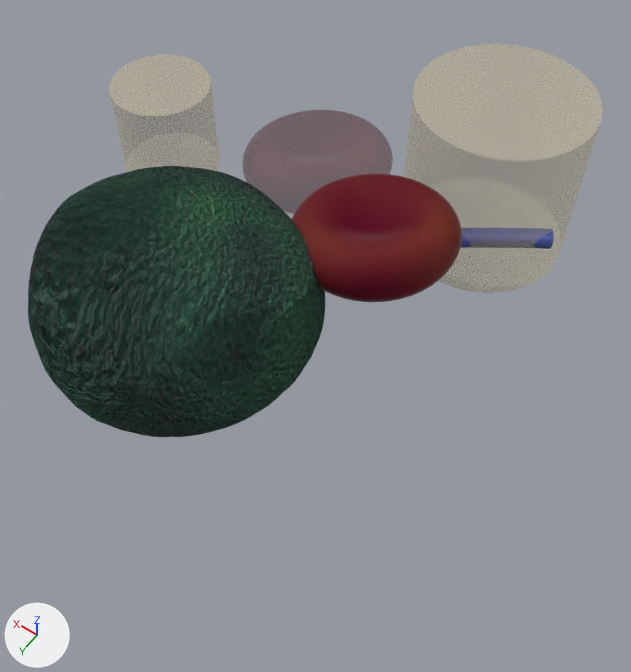
Renders of the Blender file data/models/materials.blend from each side of a commit.
Both versions are drawn from a 50 mm camera at (-1.72, 2.82, 3.4) aimed at (-0.21, 0.71, 0.08). The lights are fixed; the arrows at lower left show +X, +Y and +Z.

In view in the first picture: 'Cylinder', 'Cylinder.001', 'cell1300000', 'cell1300000.001', 'ctc1300000'.
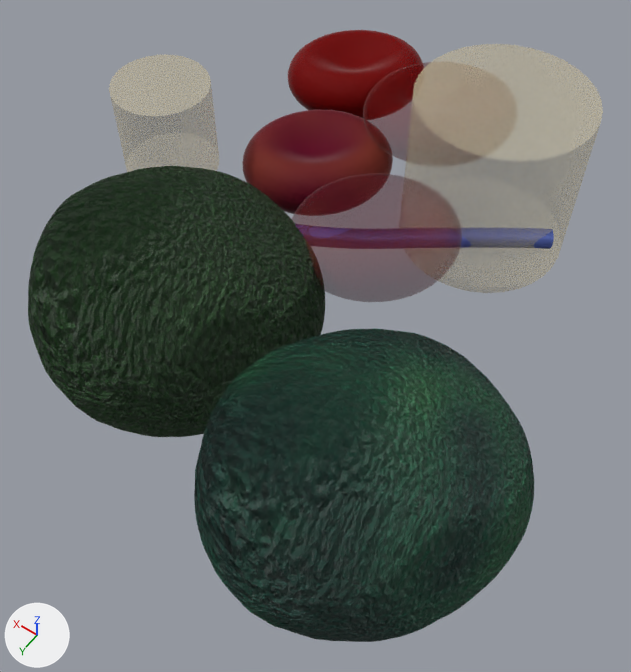
What differs and where, as boxes (x1, y1, x2, y2) in the pictures (631 x 672 px):
'ctc1300000.001', added
    after: (194, 329, 534, 642)
'cell1300000.001', recoloured
    both: (292, 173, 462, 302)
'cell1300000', recoloured (grey to red)
    both: (242, 110, 393, 214)
'cell1300000.002', added
    after: (288, 30, 423, 118)
'cell1300000.003', added
    after: (363, 62, 431, 161)

Edits to the bpy script that builds the scene:
```text
Add mat_rbc_material_solid_transparent:
    mat_rbc_material_solid_transparent = bpy.data.materials.new('RBC_Material_Solid_Transparent')
    # nodes: AddShader, BsdfPrincipled, BsdfTransparent, Bump, Emission, LayerWeight, MixShader, OutputMaterial, RGBCurve, TexNoise, ValToRGB, VertexColor
    # colours: black #000000, light grey #cfcfcf, dark red #720a0a, white #ffffff
Add mat_rbc_material_solid:
    mat_rbc_material_solid = bpy.data.materials.new('RBC_Material_Solid')
    # nodes: AddShader, BsdfPrincipled, Bump, Emission, LayerWeight, OutputMaterial, RGBCurve, TexNoise, ValToRGB, VertexColor
    # colours: black #000000, light grey #cfcfcf, dark red #720a0a, white #ffffff
Change me_cell1300000:
    where me_cell1300000.from_pydata(...)  # 642 vertices, 1280 faces; spans x 454.7..470.6, y 7.7..14.6, z 247.0..263.0
    remove me_cell1300000.materials.append(mat_rbc_material_transparent)
    add me_cell1300000.materials.append(mat_rbc_material)
Change me_cell1300000_001:
    where me_cell1300000_001.from_pydata(...)  # 642 vertices, 1280 faces; spans x 454.7..470.6, y 7.7..14.6, z 247.0..263.0
    remove me_cell1300000_001.materials.append(mat_rbc_material)
    add me_cell1300000_001.materials.append(mat_rbc_material_transparent)
Add me_cell1300000_003:
    me_cell1300000_003.from_pydata(...)  # 642 vertices, 1280 faces; spans x 454.7..470.6, y 7.7..14.6, z 247.0..263.0
    me_cell1300000_003.polygons.foreach_set('use_smooth', [True] * 1280)
    me_cell1300000_003.materials.append(mat_rbc_material_solid_transparent)
Add me_cell1300000_002:
    me_cell1300000_002.from_pydata(...)  # 642 vertices, 1280 faces; spans x 454.7..470.6, y 7.7..14.6, z 247.0..263.0
    me_cell1300000_002.polygons.foreach_set('use_smooth', [True] * 1280)
    me_cell1300000_002.materials.append(mat_rbc_material_solid)
Add ob_ctc1300000_001:
    ob_ctc1300000_001 = bpy.data.objects.new('ctc1300000.001', me_ctc1300000.copy())  # the mesh of ob_ctc1300000
    ob_ctc1300000_001.location = (26.709, -10.852, 1.616)
    ob_ctc1300000_001.rotation_euler = (4.712, 0.0, 1.571)  # degrees (270, 0, 90)
    ob_ctc1300000_001.scale = (0.05, 0.05, 0.05)
Add ob_cell1300000_003:
    ob_cell1300000_003 = bpy.data.objects.new('cell1300000.003', me_cell1300000_003)
    ob_cell1300000_003.location = (12.699, -23.779, 1.037)
    ob_cell1300000_003.rotation_euler = (4.712, 0.0, 1.571)  # degrees (270, 0, 90)
    ob_cell1300000_003.scale = (0.05, 0.05, 0.05)
Add ob_cell1300000_002:
    ob_cell1300000_002 = bpy.data.objects.new('cell1300000.002', me_cell1300000_002)
    ob_cell1300000_002.location = (13.404, -24.047, 0.828)
    ob_cell1300000_002.rotation_euler = (4.712, 0.0, 1.571)  # degrees (270, 0, 90)
    ob_cell1300000_002.scale = (0.05, 0.05, 0.05)
```
